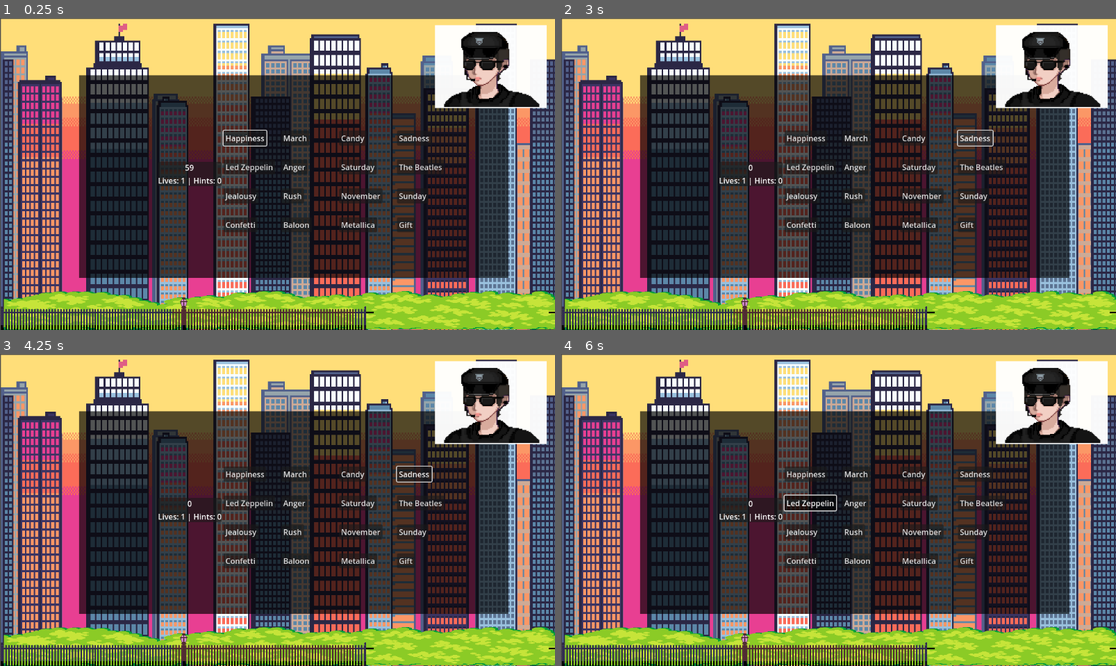
Above: before the commit, frames 1-4 (two rows, left to right).
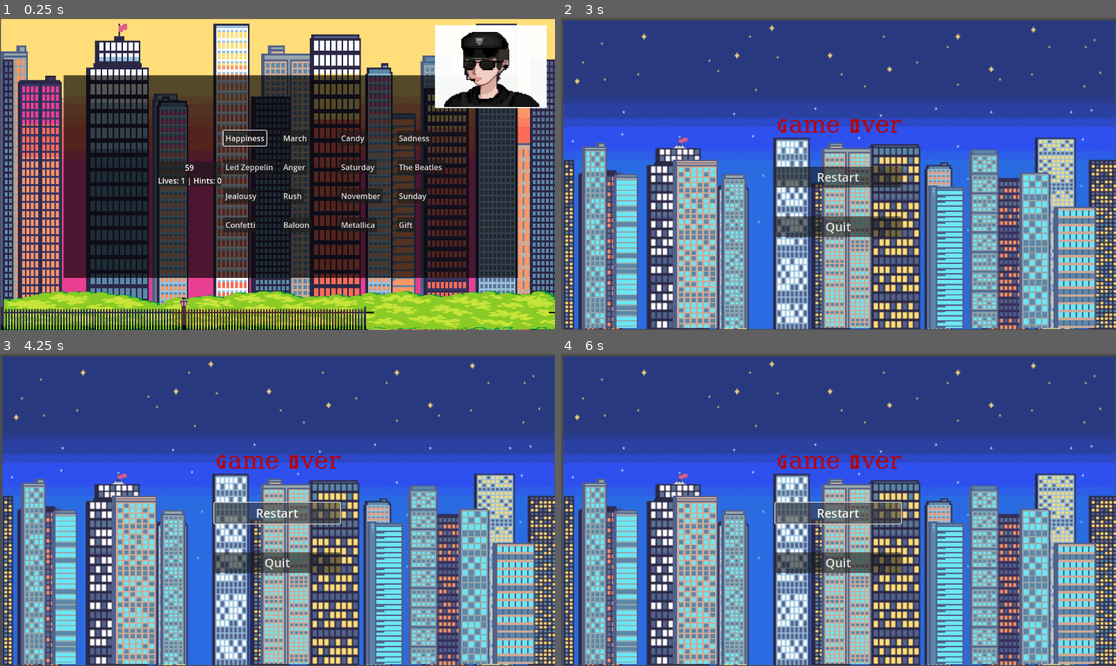
Above: after the commit, the same moments.

Repository: Gpontes15/BombSquad
Game: Godot game, scene res://scenes/gameboard/GameBoard.tscn
The game is run twice, just before and just after one commit, with the same random seed, the same clock (stepped at 60 frames per second) and the same inputs.
Inputs (mouse positions are in pixels of both pictures, inside the frame that each line leads up to):
- Up to frame 1 (0.25 s): no input
- Up to frame 2 (3 s): click "Happiness" at 0.5 s; click "March" at 1.25 s; click "Candy" at 2 s; click "Sadness" at 2.75 s
- Up to frame 3 (4.25 s): click (277, 513) at 3.5 s, where only the run after the commit has a clickable "Restart"
- Up to frame 4 (6 s): click (838, 513) at 4.25 s, where only the run after the commit has a clickable "Restart"; click (838, 513) at 5 s, where only the run after the commit has a clickable "Restart"; click (810, 503) at 5.75 s, where only the run before the commit has a clickable "Led Zeppelin"

The runs differ from the first frame. In frame 1, 2.8% of the frame differs, in the area x 11-94%, y 18-84%; in frame 2, 97%; in frame 3, 97%; in frame 4, 97%, in the area x 0-100%, y 0-100%.

Commit message:
tela_lose

Diff:
--- a/scenes/gameboard/GameBoard.tscn
+++ b/scenes/gameboard/GameBoard.tscn
@@ -64,9 +64,9 @@
 anchor_top = 0.5
 anchor_right = 0.5
 anchor_bottom = 0.5
-offset_left = -412.0
+offset_left = -444.0
 offset_top = -205.0
-offset_right = 479.0
+offset_right = 499.0
 offset_bottom = 216.0
 grow_horizontal = 2
 grow_vertical = 2
--- a/scenes/gameboard/game_board.gd
+++ b/scenes/gameboard/game_board.gd
@@ -98,3 +98,4 @@
 func _lose():
 	timer.stop()
 	print("You lose!")
+	get_tree().change_scene_to_file("res://canvas_layer.tscn")
